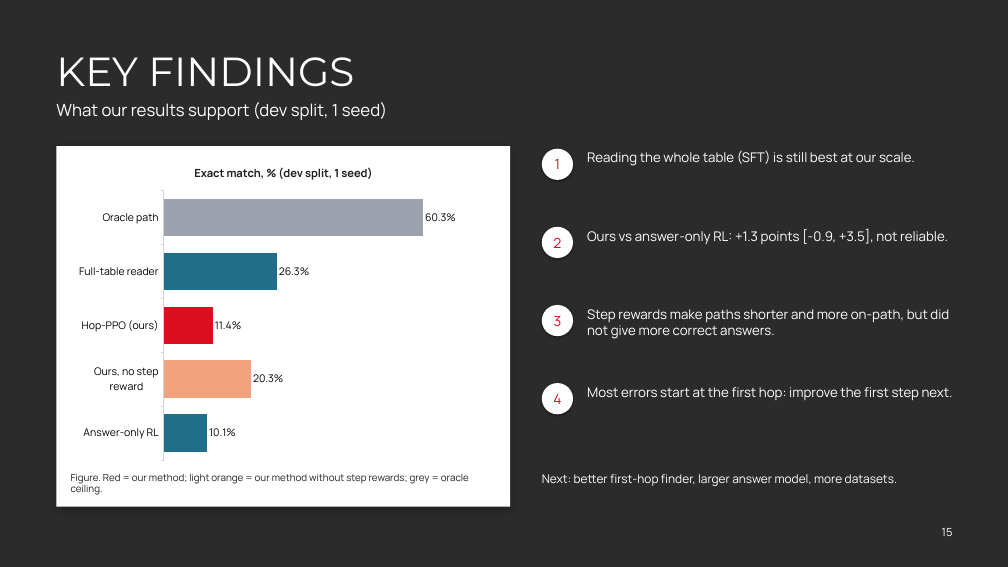
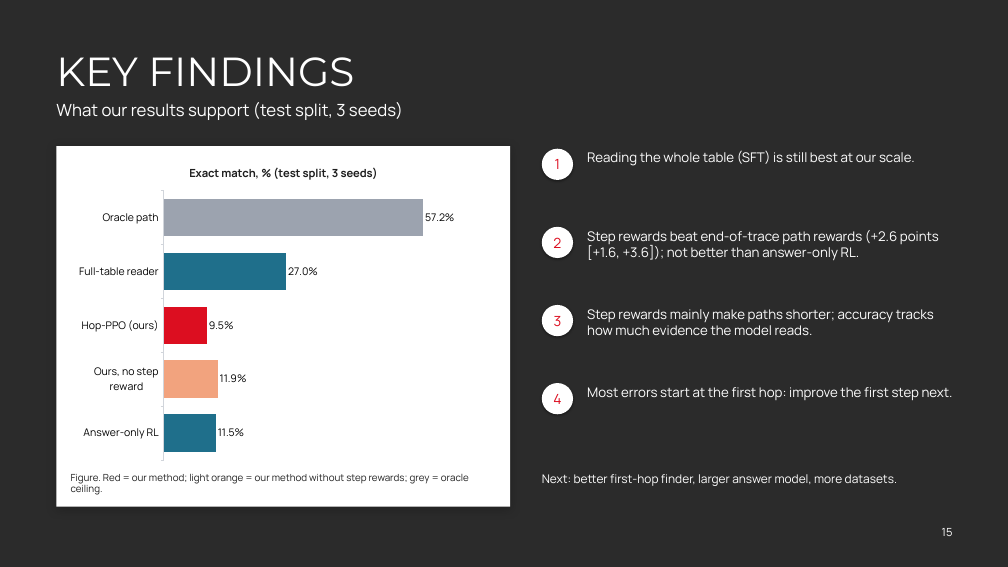
Before and after one commit to Dhruv-Git21/CS769-TableHopPPO, a slide deck: slide 15 of deliverables/final_presentation.pptx. Drawn at 1008x567 pixels with LibreOffice and Linux fonts; fonts in the diff are those of the drawing; background and template pictures are left out; a plain dark background stands for a picture behind light text. Boxes give left, top, right and bottom in pixels: in the first picture for what was removed or moved away, otherwise in the second. Text is boxed around its words. In the diff, an @@ line names an element or a change of style, - is before the commit and + after.

```diff
--- a/deliverables/final_presentation.pptx
+++ b/deliverables/final_presentation.pptx
@@ text at bbox=[56, 102, 403, 120]: text changed @@
-What our results support (dev split, 1 seed)
+What our results support (test split, 3 seeds)
@@ bar chart at bbox=[71, 154, 496, 466] @@
@@ title "Exact match, % (dev split, 1 seed)" to "Exact match, % (test split, 3 seeds)" @@
-Series 1: 60.3, 26.3, 11.4, 20.3, 10.1
+Series 1: 57.2, 27, 9.5, 11.9, 11.5
@@ value axis changed @@
@@ text at bbox=[587, 230, 939, 260]: text changed @@
-Ours vs answer-only RL: +1.3 points [-0.9, +3.5], not reliable.
+Step rewards beat end-of-trace path rewards (+2.6 points [+1.6, +3.6]); not better than answer-only RL.
@@ text at bbox=[587, 309, 934, 335]: text changed @@
-Step rewards make paths shorter and more on-path, but did not give more correct answers.
+Step rewards mainly make paths shorter; accuracy tracks how much evidence the model reads.
```
Also in this commit, not shown: 2 other slides changed.
